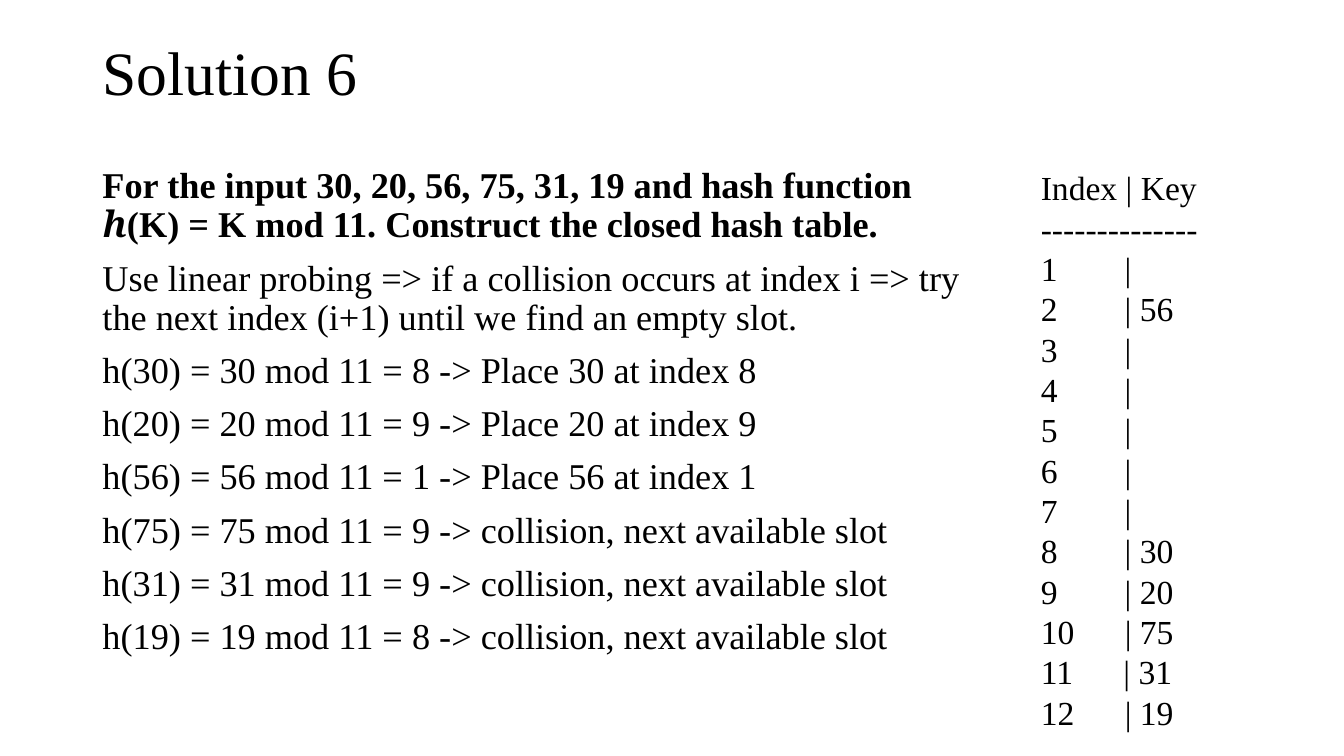
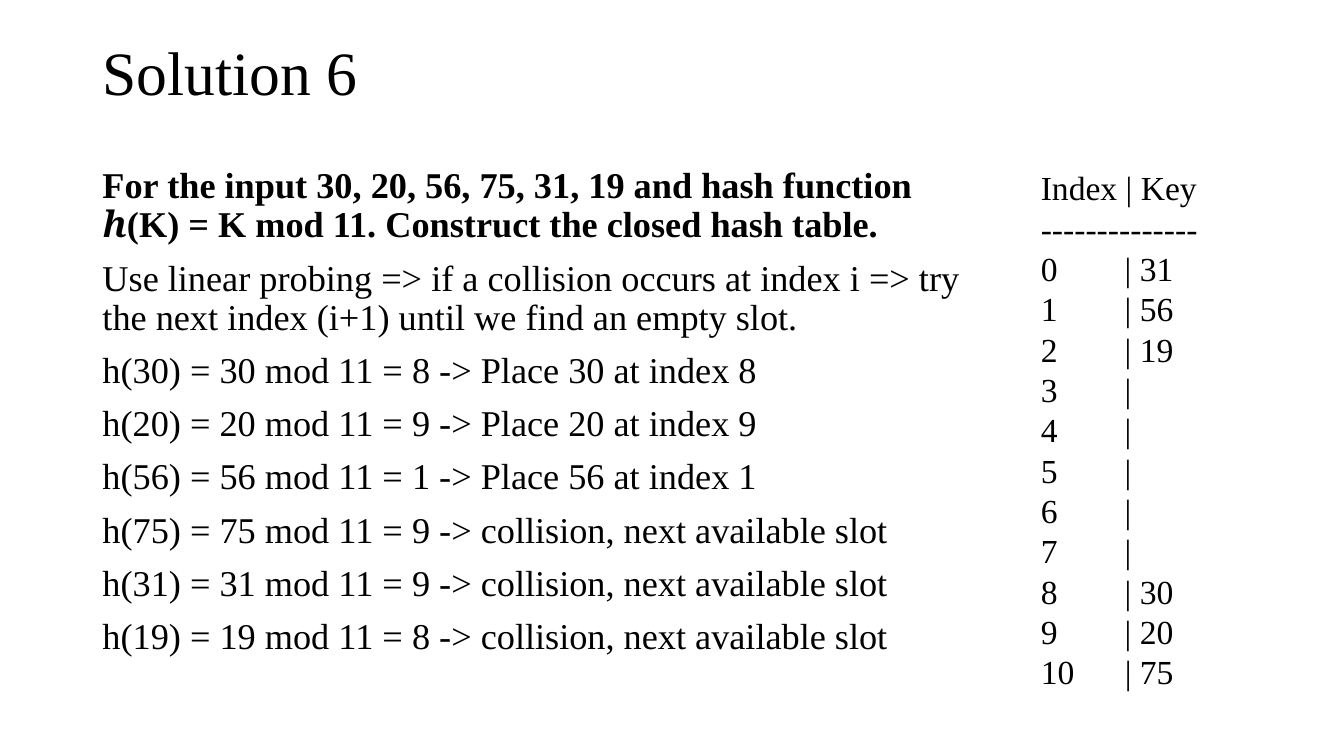
Before and after one commit to tamlhp/2801ict-public, a slide deck: slide 44 of week-7&8/problem-set/2801ict-week7&8.pptx. Drawn at 1344x756 pixels with LibreOffice and Linux fonts; fonts in the diff are those of the drawing. Boxes give left, top, right and bottom in pixels: in the first picture for what was removed or moved away, otherwise in the second. Text is boxed around its words. In the diff, an @@ line names an element or a change of style, - is before the commit and + after.

```diff
--- a/week-7&8/problem-set/2801ict-week7&8.pptx
+++ b/week-7&8/problem-set/2801ict-week7&8.pptx
@@ text at box(1041, 258, 1174, 363): text changed @@
-1 |
-2 | 56
+0 | 31
+1 | 56
+2 | 19
@@ text at box(1041, 661, 1174, 726): paragraphs removed @@
-11 | 31
-12 | 19
```
Also in this commit, not shown: 3 other slides changed.
